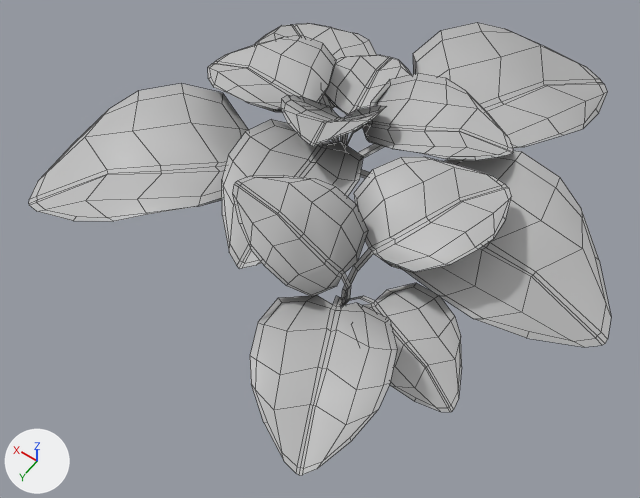
Two versions of the FBX model Miska/Assets/Meshes/Hosta_LG_02.fbx, one commit apart.
One viewpoint serves both versions: a 50 mm camera at (-0.596, 0.906, 1.269) aimed at (-0.023, 0.104, 0.009). The axes (+X, +Y, +Z) are drawn at lower left. The lights are the same throughout. Mesh edges are drawn as thin lines. Where no turn or scale is listed for an object, it has been applied to the vertices.

In view in the first picture: 'Hosta_LG_02'.
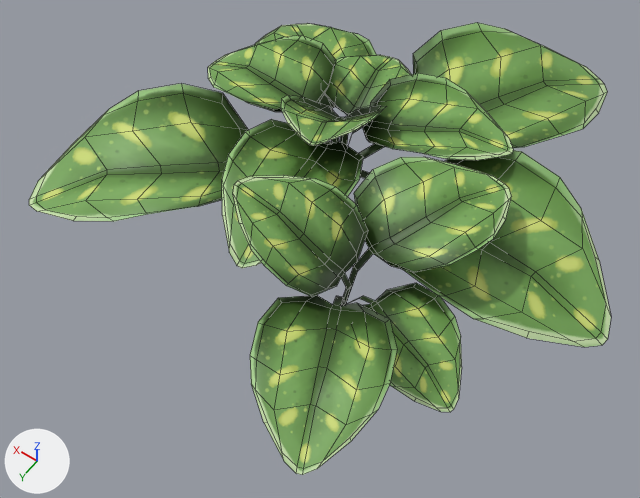
Changed parts and their boxes (x1, y1, x2, y2) in the pictures (640 x 498 px):
'Hosta_LG_02', surface changed, reshaped (grey to green): (29, 23, 611, 475) in both
part 1 of me_mesh, cut back: (29, 24, 607, 475) in both

The change, as a list of edits to the scene's bpy script:
```text
Add img_hosta_albedo_001_tga:
    img_hosta_albedo_001_tga = load_image('Hosta_Albedo_001.tga', '../Textures/Hosta_Albedo_001.tga', 1024, 1024, 'sRGB')
Change mat_hostas:
    remove mat_hostas.base_color = (0.5, 0.5, 0.5)  # grey #bcbcbc
    add mat_hostas.texture = img_hosta_albedo_001_tga
Change me_mesh:
    used by ob_hosta_lg_02; location = (0.0, 0.0, 0.0)
    remove me_mesh.from_pydata(...)  # 832 vertices, 650 faces; spans x -0.526..0.493, y -0.6..0.485, z -0.001..0.231
    add me_mesh.from_pydata(...)  # 676 vertices, 520 faces; spans x -0.525..0.493, y -0.6..0.485, z 0.0..0.231
    me_mesh part 1
    156 vertices are removed from x -0.526..0.478, y -0.596..0.484, z -0.001..0.228
    234 faces are deleted
    104 new faces join them
```
